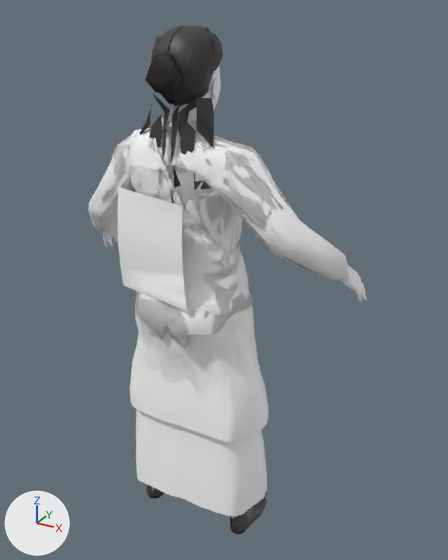
A saved change to the glTF model assets/humans/f_slim.glb.
Camera for both pictures: a camera (50 mm lens) standing at (0.901, -1.412, 1.618) and looking at (0.049, 0.136, 0.844). Arrows for +X, +Y and +Z are at lower left; the lights stay in place. The older version comes first. Vertices at exactly the same position are counted once.

Objects in the first picture: 'L1_hair_bun', 'L1_kameez', 'L1_kameez_skirt', 'L1_lungi', 'L1_pallu', 'L1_saree', 'L1_shirt_full', 'L1_shirt_out', 'L2_kameez', 'L2_kameez_skirt', 'L2_lungi', 'L2_pallu', 'L2_saree', 'L2_shirt_full' and 19 more.
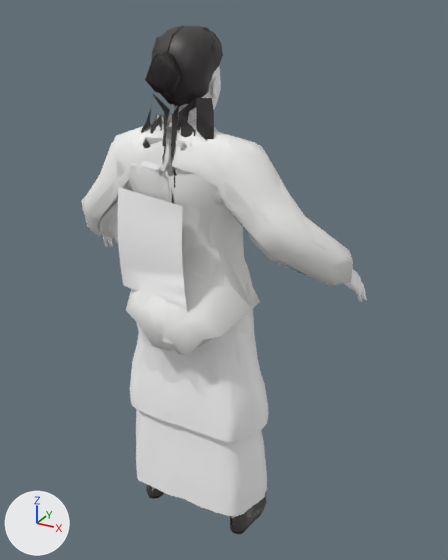
Edits to the bpy script that builds the scene:
```text
Change me_l1_blouse:
    used by ob_l1_blouse; location = (0.0, 0.0, 0.0)
    remove me_l1_blouse.from_pydata(...)  # 217 vertices, 379 faces; spans x -0.255..0.254, y -0.075..0.161, z 0.938..1.316
    remove me_l1_blouse.materials.append(mat_defaultmaterial_019)
    add me_l1_blouse.from_pydata(...)  # 218 vertices, 380 faces; spans x -0.255..0.254, y -0.074..0.161, z 0.938..1.31
    me_l1_blouse part 1
    41 vertices are removed from x -0.13..0.135, y -0.074..0.153, z 0.95..1.316
    114 faces are deleted
    6 vertices move from x -0.05..0.077, y -0.075..0.07, z 1.184..1.316 to x -0.051..0.077, y -0.074..0.07, z 1.181..1.307
    42 vertices are added at x -0.125..0.132, y -0.074..0.153, z 0.953..1.31
    115 new faces join them
    add me_l1_blouse.materials.append(mat_defaultmaterial_020)
Change me_l1_kameez:
    used by ob_l1_kameez; location = (0.0, 0.0, 0.0)
    remove me_l1_kameez.from_pydata(...)  # 281 vertices, 498 faces; spans x -0.295..0.296, y -0.114..0.165, z 0.718..1.322
    add me_l1_kameez.from_pydata(...)  # 282 vertices, 497 faces; spans x -0.295..0.296, y -0.114..0.165, z 0.718..1.315
    me_l1_kameez part 2: 5 vertices moved from x -0.127..0.094, y -0.072..-0.043, z 1.214..1.308 to x -0.138..0.086, y -0.056..0.033, z 1.203..1.306; 39 vertices removed from x -0.093..0.174, y -0.077..0.094, z 1.103..1.322; 45 vertices added at x -0.101..0.171, y -0.078..0.075, z 1.091..1.315
    me_l1_kameez part 3: 357 faces spanning x -0.295..0.296, y -0.114..0.165, z 0.718..1.298 switch from mat_defaultmaterial_022 to mat_defaultmaterial_023
    other edits to the shape of me_l1_kameez do not show in these pictures
Change me_l2_kameez:
    used by ob_l2_kameez; location = (0.0, 0.0, 0.0)
    remove me_l2_kameez.from_pydata(...)  # 77 vertices, 123 faces; spans x -0.291..0.295, y -0.11..0.169, z 0.753..1.315
    add me_l2_kameez.from_pydata(...)  # 78 vertices, 124 faces; spans x -0.291..0.295, y -0.116..0.169, z 0.753..1.313
    me_l2_kameez part 4
    29 vertices are removed from x -0.152..0.152, y -0.108..0.157, z 0.808..1.315
    90 faces are deleted
    10 vertices move from x -0.145..0.262, y -0.067..0.099, z 0.957..1.243 to x -0.151..0.236, y -0.072..0.094, z 1.032..1.272
    30 vertices are added at x -0.145..0.15, y -0.116..0.155, z 0.829..1.313
    91 new faces join them
    me_l2_kameez part 5: 35 faces spanning x -0.291..0.295, y -0.11..0.169, z 0.753..1.287 switch from mat_defaultmaterial_050 to mat_defaultmaterial_052
Add me_l2_labcoat:
    me_l2_labcoat.from_pydata(...)  # 93 vertices, 144 faces; spans x -0.44..0.453, y -0.129..0.214, z 0.712..1.359
    me_l2_labcoat.materials.append(mat_defaultmaterial_048)
Add me_l1_labcoat:
    me_l1_labcoat.from_pydata(...)  # 332 vertices, 580 faces; spans x -0.455..0.455, y -0.133..0.217, z 0.67..1.36
    me_l1_labcoat.materials.append(mat_defaultmaterial_019)
Add ob_l2_labcoat:
    ob_l2_labcoat = bpy.data.objects.new('L2_labcoat', me_l2_labcoat)
    ob_l2_labcoat.location = (0.0, 0.0, 0.0)
Add ob_l1_labcoat:
    ob_l1_labcoat = bpy.data.objects.new('L1_labcoat', me_l1_labcoat)
    ob_l1_labcoat.location = (0.0, 0.0, 0.0)
```

Pixel boxes [x1, y1, x2, y2] of what changed, in the pictures (448 x 560 px; the box of a moved part takes in the faces that stretch with it):
'L1_labcoat', added: after [82, 114, 353, 356]
'L2_labcoat', added: after [81, 121, 352, 347]
'L1_kameez', reshaped (mostly hidden afterwards): before [158, 138, 290, 349]; after [142, 138, 186, 177]
'L1_blouse', reshaped (not visible before): after [146, 137, 193, 176]
part 2 of me_l1_kameez, moved or reshaped: before [158, 138, 260, 208]; after [142, 138, 186, 177]
part 3 of me_l1_kameez, recoloured: before [171, 148, 290, 349]
part 4 of me_l2_kameez, moved or reshaped (not visible afterwards): before [120, 130, 259, 201]
part 5 of me_l2_kameez, recoloured: before [254, 153, 278, 202]
'L1_shirt_full', unchanged, covered by the edit: before [89, 115, 348, 281]; after [98, 115, 189, 232]
'L1_shirt_out', unchanged, covered by the edit: before [102, 115, 278, 340]; after [161, 115, 190, 176]
'L2_pallu', unchanged, covered by the edit: before [125, 128, 248, 321]; after [133, 141, 226, 278]
'L2_shirt_full', unchanged, covered by the edit: before [88, 121, 347, 271]; after [100, 126, 167, 220]
